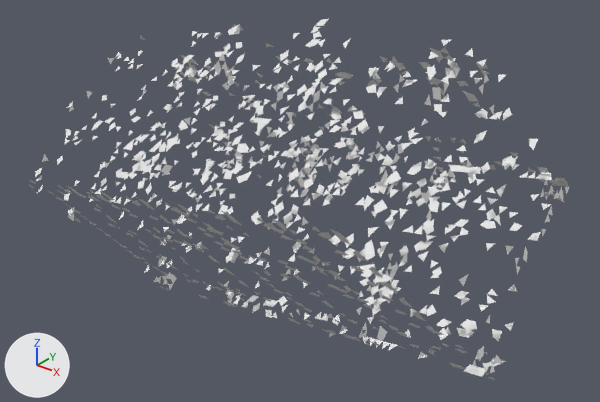
An edit to the OBJ model Resampled0/Apartment/D00681.obj, drawn before and after from the same camera.
Both versions are drawn from a camera (50 mm lens) standing at (1.878, -2.082, 1.102) and looking at (0.269, -0.071, -0.144). Arrows for +X, +Y and +Z are at lower left; the lights stay in place. Materials are left out; every surface is plain grey. Where no turn or scale is listed for an object, it has been applied to the vertices.

Names of what the first picture shows: 'D00681'.
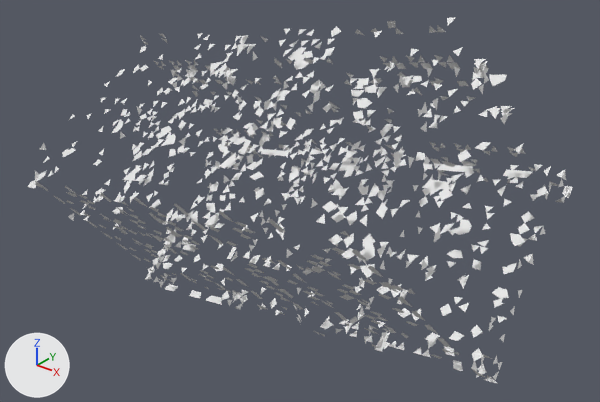
The change, as a diff of the scene's bpy script:
```diff
--- a/Resampled0/Apartment/D00681.obj.py
+++ b/Resampled0/Apartment/D00681.obj.py
@@ me_d00681 @@
 # used by ob_d00681; location = (0.0, 0.0, 0.0)
-me_d00681.from_pydata(...)  # 5318 vertices, 3482 faces; spans x -0.67..1.09, y -0.64..0.47, z -0.78..0.52
+me_d00681.from_pydata(...)  # 5128 vertices, 3197 faces; spans x -0.65..1.09, y -0.64..0.46, z -0.78..0.58
+# me_d00681 part 1: the loose piece of 5 vertices spanning x -0.04..-0.01, y -0.1..-0.07, z 0.26..0.28 is moved by (0.37, -0.17, 0.03)
+# me_d00681 part 2: the loose piece of 6 vertices spanning x 0.73..0.76, y 0.2..0.23, z -0.09..-0.07 is moved by (-0.06, 0.0, 0.27)
+# me_d00681 part 3: the loose piece of 5 vertices spanning x 0.54..0.57, y 0.17..0.2, z -0.14..-0.12 is scaled about its middle by (-0.17, 1.1, 1.13), then moved by (-0.31, 0.09, 0.02)
+# me_d00681 part 4: the loose piece of 6 vertices spanning x 0.36..0.39, y 0.26..0.28, z -0.12..-0.1 is multiplied about its middle by the matrix ((-0.498, 0.876, 0.213), (0.473, 0.047, 0.914), (0.767, 0.54, -0.425)), then moved by (0.01, 0.02, -0.03)
+# me_d00681 part 5: the loose piece of 3 vertices spanning x 0.84..0.87, y 0.14..0.16, z 0.23..0.25 is moved by (-0.24, 0.04, -0.03)
+# me_d00681 part 6: the loose piece of 3 vertices spanning x 0.37..0.4, y 0.01..0.03, z 0.2..0.22 is moved by (0.0, 0.06, -0.01)
+# me_d00681 part 7: 555 loose pieces with 2920 vertices, spanning x -0.67..1.09, y -0.64..0.45, z -0.75..0.52, are deleted
+# me_d00681 part 8: 55 vertices moved within x -0.58..1.07, y -0.56..0.43, z -0.53..0.45; 1512 vertices removed from x -0.63..1.08, y -0.63..0.47, z -0.76..0.48; 4242 vertices added at x -0.65..1.09, y -0.64..0.46, z -0.75..0.58
```

Changed parts and their boxes (x1, y1, x2, y2) in the pictures (600 x 402 px; the box of a moved part takes in the faces that stretch with it):
'D00681', reshaped: before (30, 19, 569, 380); after (28, 17, 573, 384)
part 1 of me_d00681, moved or reshaped: before (227, 66, 234, 72); after (278, 94, 285, 100)
part 2 of me_d00681, moved or reshaped: before (464, 189, 471, 196); after (454, 106, 461, 113)
part 3 of me_d00681, moved or reshaped: before (407, 191, 415, 198); after (352, 158, 358, 163)
part 4 of me_d00681, moved or reshaped: before (380, 166, 386, 172); after (381, 170, 389, 176)
part 5 of me_d00681, moved or reshaped: before (494, 111, 503, 119); after (430, 103, 435, 108)
part 6 of me_d00681, moved or reshaped: before (343, 99, 350, 105); after (353, 98, 358, 105)
part 7 of me_d00681, deleted: before (30, 19, 562, 369)
part 8 of me_d00681, built on: before (30, 27, 569, 380); after (28, 17, 573, 384)
